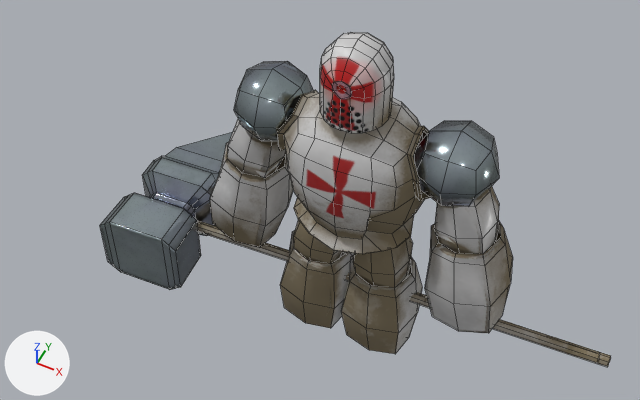
Two versions of the FBX model Assets/Projeto/Assets/fbx/inimigos/inimigo martelo/inimigo martelo.fbx, one commit apart.
One viewpoint serves both versions: a 50 mm lens placed at (2.66, -6.16, 7.64), pointed at (-0.42, -0.01, -0.06). Lighting does not change. The marker at lower left points along +X, +Y and +Z. The older version comes first. Mesh edges are drawn as thin lines. Where no turn or scale is listed for an object, it has been applied to the vertices.

Names of what the first picture shows: 'inimigo martelo.LOD1'.
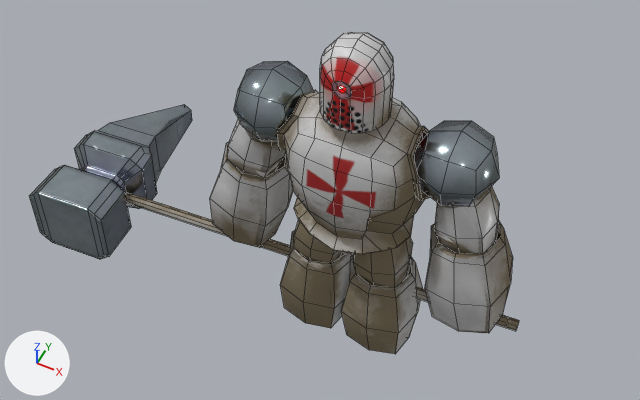
The newer file is also rescaled (x1.576) as a whole; pictures and numbers use the older file's frame.

Boxes [x1, y1, x2, y2] around the edits, measured in the pictures (640 x 400 px; the box of a moved part takes in the faces that stretch with it):
'inimigo martelo.LOD1', reshaped: before [100, 32, 611, 367]; after [29, 32, 519, 354]
part 1 of me_cube_001, moved or reshaped: before [100, 132, 233, 290]; after [29, 105, 192, 259]
part 2 of me_cube_001, moved or reshaped: before [197, 220, 611, 367]; after [125, 192, 519, 331]

The change, as a list of edits to the scene's bpy script:
```text
Change me_cube_001:
    used by ob_inimigo_martelo_lod1; location = (-1.488, -0.651, 0.451)
    remove me_cube_001.from_pydata(...)  # 682 vertices, 597 faces; spans x -1.48..4.69, y -0.47..2.24, z -2.68..2.05
    add me_cube_001.from_pydata(...)  # 682 vertices, 597 faces; spans x -2.56..3.61, y -0.47..2.24, z -2.68..2.05
    me_cube_001 part 1: the loose piece of 88 vertices spanning x -1.48..-0.35, y -0.47..2.24, z -2.0..-1.0 is moved by (-1.08, 0.0, 0.0)
    me_cube_001 part 2: the loose piece of 17 vertices spanning x -0.6..4.69, y 0.32..0.82, z -1.64..-1.49 is moved by (-1.08, 0.0, 0.0)
```
